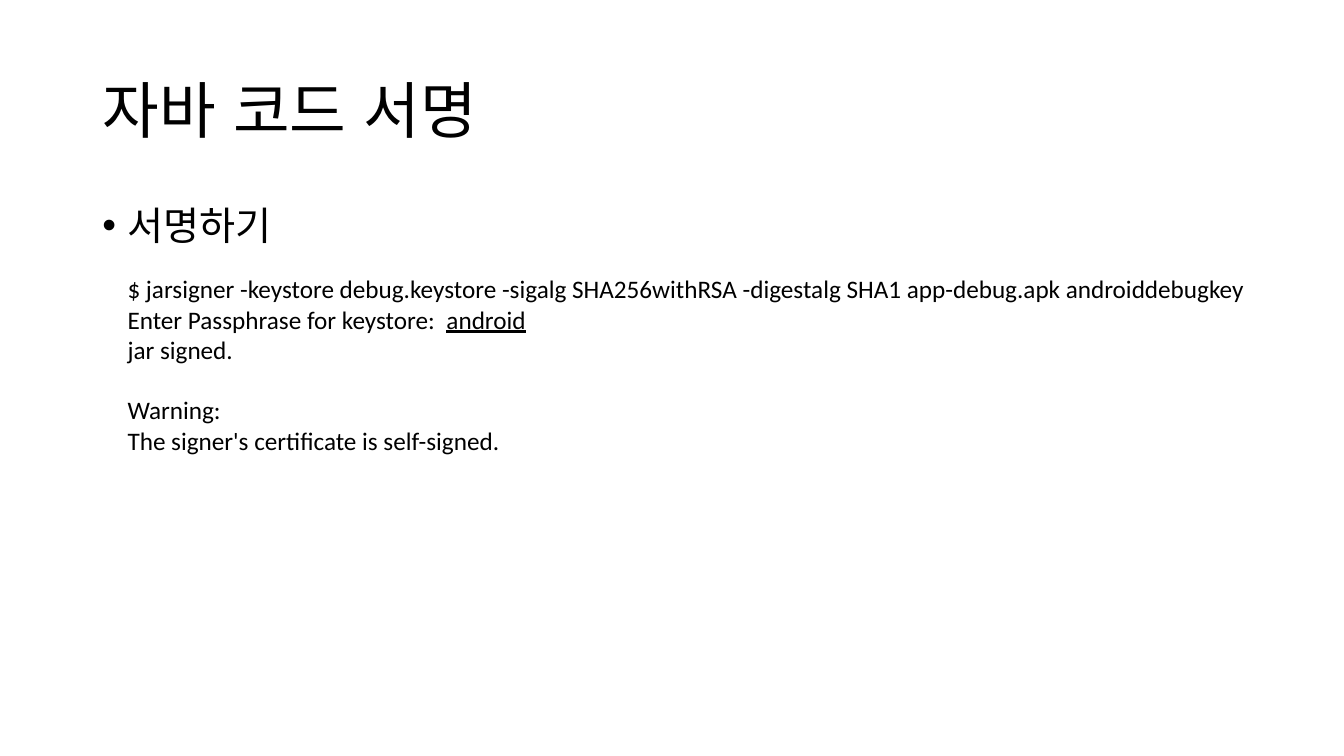
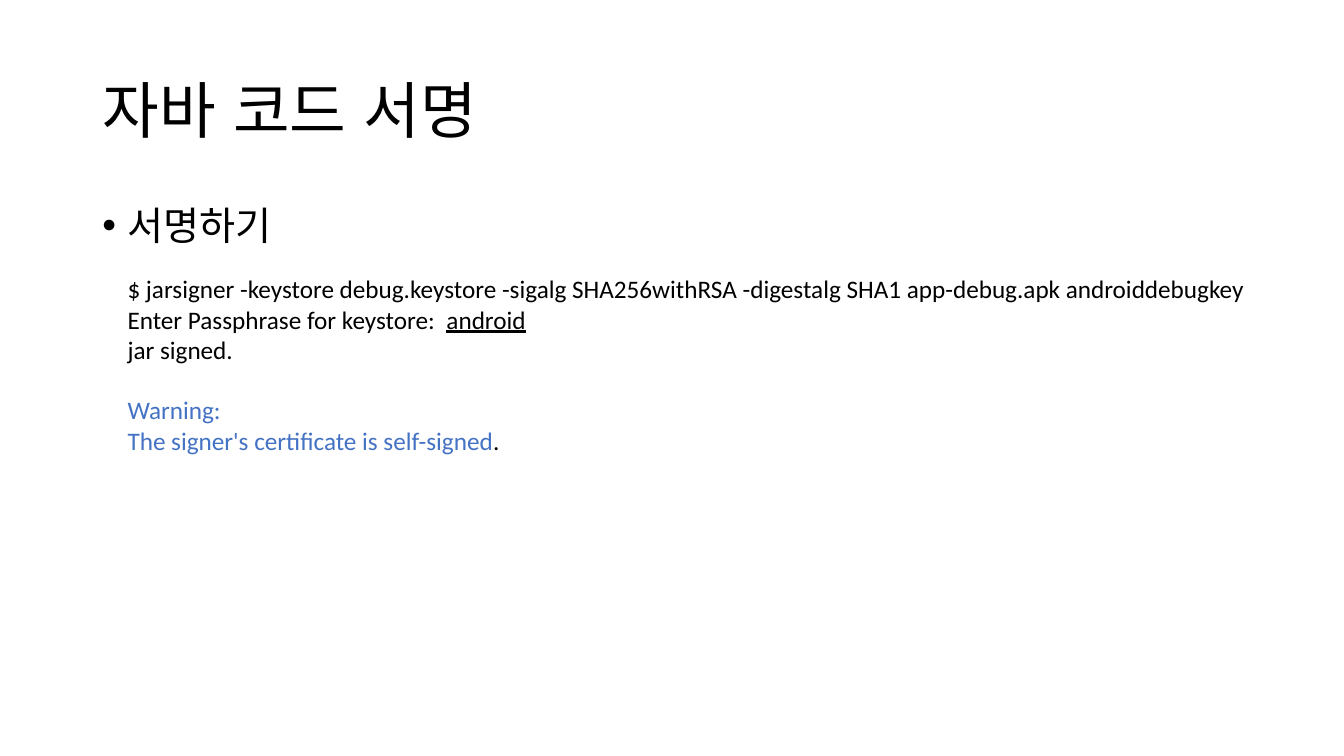
Before and after one commit to jyheo/jyheo.github.io, a slide deck: slide 7 of androidsec/안드로이드 코드 서명.pptx. Drawn at 1344x756 pixels with LibreOffice and Linux fonts; fonts in the diff are those of the drawing. Boxes give left, top, right and bottom in pixels: in the first picture for what was removed or moved away, otherwise in the second. Text is boxed around its words. In the diff, an @@ line names an element or a change of style, - is before the commit and + after.

```diff
--- a/androidsec/안드로이드 코드 서명.pptx
+++ b/androidsec/안드로이드 코드 서명.pptx
@@ text at bbox=[128, 401, 499, 455]: text colour #000000 to #4472C4 in "Warning:", "The signer's certificate is self-signed." @@
```
Also in this commit, not shown: 2 other slides changed, 3 slides removed, 6 other files.
